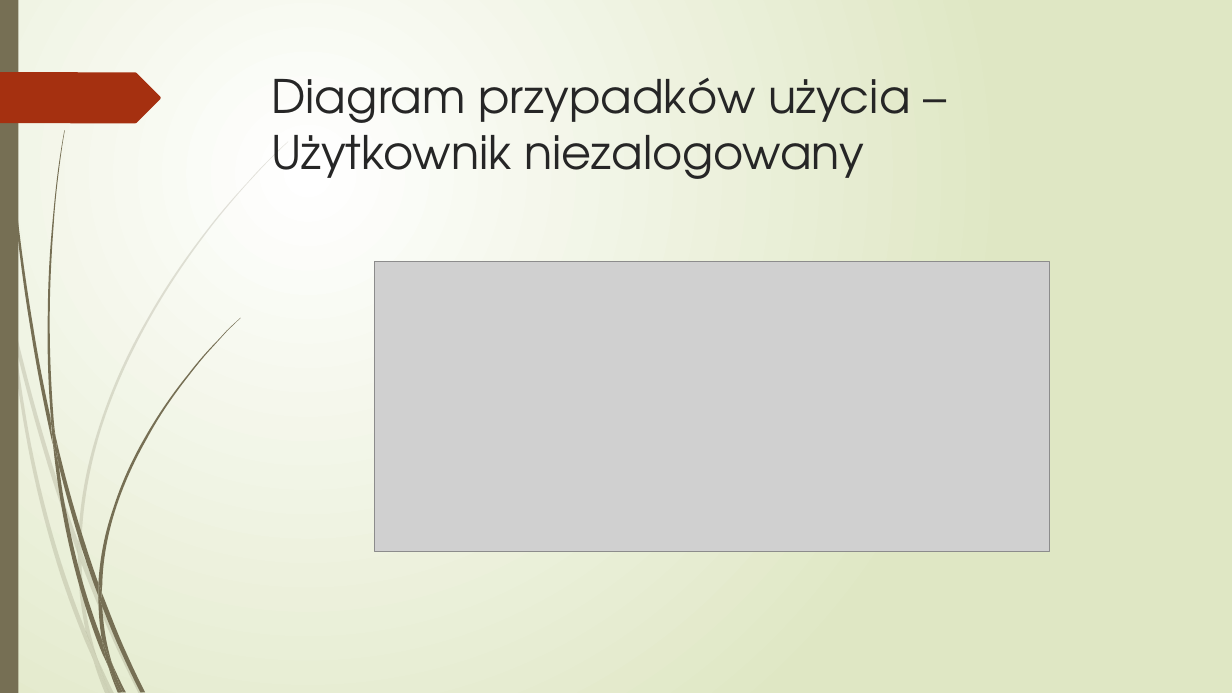
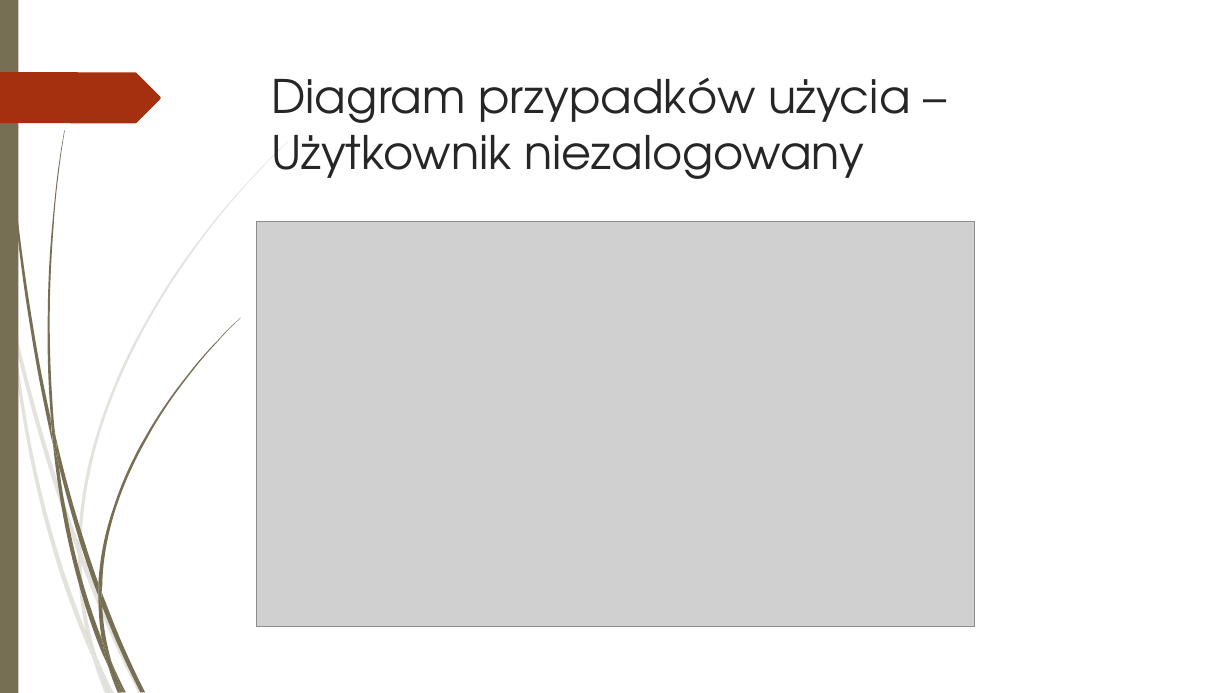
Before and after one commit to 247659/Plantify, a slide deck: slide 10 of Plantify.pptx (slide 15 before the commit). Drawn at 1232x693 pixels with LibreOffice and Linux fonts; fonts in the diff are those of the drawing; grey boxes stand for pictures. Boxes give left, top, right and bottom in pixels: in the first picture for what was removed or moved away, otherwise in the second. Text is boxed around its words. In the diff, an @@ line names an element or a change of style, - is before the commit and + after.

```diff
--- a/Plantify.pptx
+++ b/Plantify.pptx
@@ background gradient #FFFFFF to #DFE8C4 to #FFFFFF @@
@@ picture: place and size @@
-picture at box(375, 262, 1050, 552)
+picture at box(257, 221, 975, 627)
```
Also in this commit, not shown: 17 other slides changed, 4 slides added, 10 slides removed, 10 other files.
